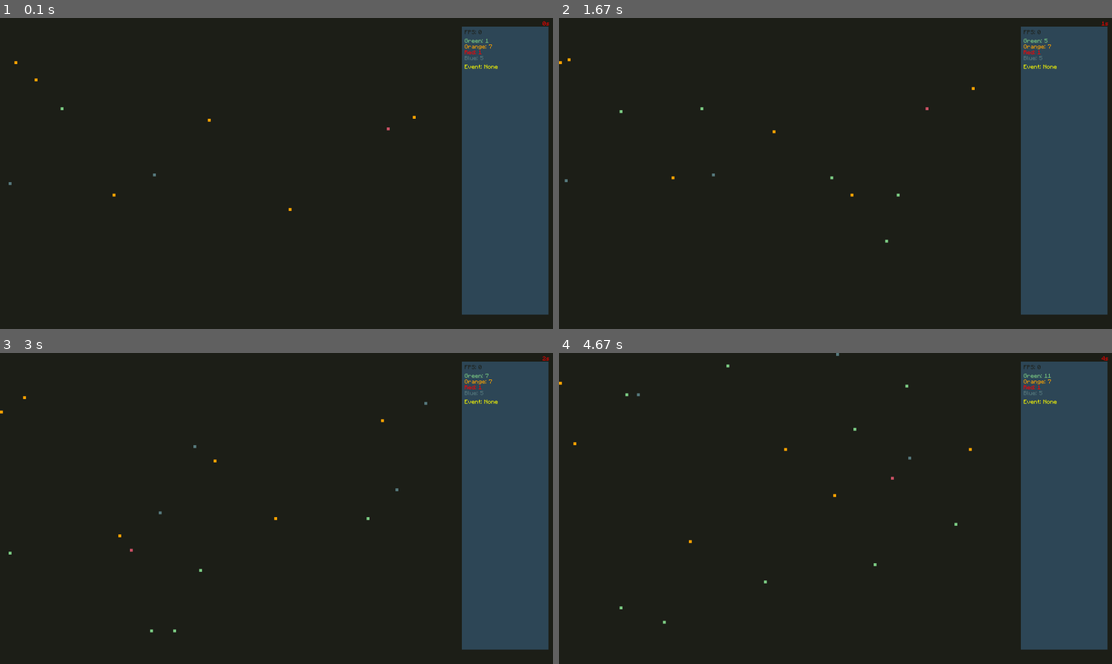
Above: before the commit, frames 1-4 (two rows, left to right).
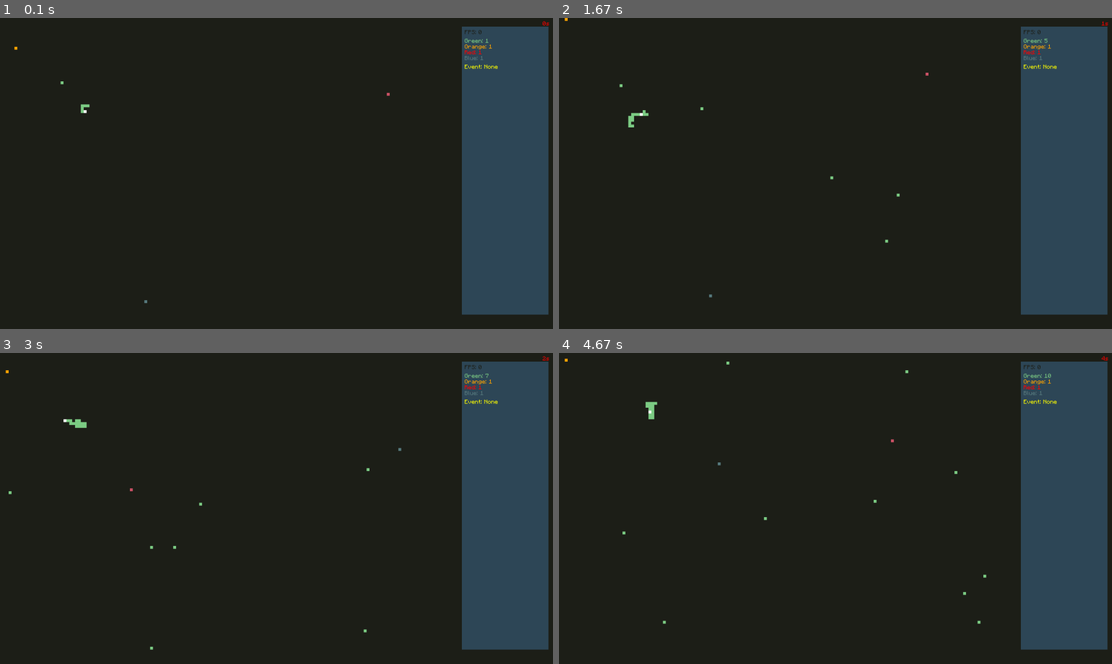
Above: after the commit, the same moments.

Repository: Moritz344/Simulation-of-Life
Game: pygame game, started from src/main.py
Two runs of this game, one before a commit and one after it. Both use one fixed random seed, a clock stepped at 60 frames per second and the inputs below.
Inputs (mouse positions are in pixels of both pictures, inside the frame that each line leads up to):
- Up to frame 1 (0.1 s): no input
- Up to frame 2 (1.67 s): click (835, 173) at 0.38 s; click (890, 241) at 0.72 s; click (901, 201) at 1.05 s; click (702, 111) at 1.38 s
- Up to frame 3 (3 s): click (259, 455) at 1.72 s; click (188, 405) at 2.05 s; tap Space at 2.83 s
- Up to frame 4 (4.67 s): click (675, 449) at 3.22 s; tap Space at 3.57, 3.9, 4.2, 4.4 s; click (863, 496) at 3.58 s; click (1034, 580) at 3.92 s; click (669, 623) at 4.42 s

The runs differ from the first frame. In frame 1, 0.1% of the frame differs, in the area x 1-89%, y 8-92%; in frame 2, 0.2%; in frame 3, 0.2%; in frame 4, 0.3%, in the area x 0-89%, y 0-88%.

Commit message:
worm in main

Diff:
--- a/src/main.py
+++ b/src/main.py
@@ -3,9 +3,9 @@
 import sys
 import pygame
 from termcolor import cprint,colored
+from worm import Snake
 
 pygame.init()
-
 #   Grüne Zellen :
 # - können sich vermehren
 # - töten blaue zellen
@@ -41,7 +41,7 @@
 screenHeight: int = 1080
 
 rows: int = 150#80
-cols: int = 150#70
+cols: int = 105#70
 # else:
 # rows = 200
 # cols = 200
@@ -75,7 +75,7 @@
 
 # fortpflanzuns timer orangene Zellen
 orangeCellTimer = pygame.time.get_ticks()
-timerDurationOrange = 11000
+timerDurationOrange = 10000
 
 # Hungertod rote zelle
 deathTimer = pygame.time.get_ticks()
@@ -87,7 +87,7 @@
 
 # Hungertod orangene zellen
 orangeCellTimerDeath = pygame.time.get_ticks()
-orangeCellTimerDeathDuration = 7000
+orangeCellTimerDeathDuration = 9000
 
 
 eventTimer = pygame.time.get_ticks()
@@ -98,10 +98,10 @@
 cell_size = 10#18
 max_cells = 100
 multiplier = 1
-num_cells = random.randint(1, 10)
-numRedCells = random.randint(1, 10)
-numBlueCells = random.randint(1, 10)
-numOrangeCells = random.randint(1,10)
+num_cells =1# random.randint(1, 10)
+numRedCells =1# random.randint(1, 10)
+numBlueCells =1# random.randint(1, 10)
+numOrangeCells =1# random.randint(1,10)
 maxOrangeCells = 50
 killOnes = False
 nameTagColor = "white"
@@ -198,11 +198,12 @@
         print(f"AN EVENT WAS ACTIVATED!!! [{self.currentEvent}]")
 
     def fortpflanzungsEvent(self):
-        global foodTimerDuration,timerDurationGreen,currentEvent
+        global foodTimerDuration,timerDurationGreen,currentEvent,timerDurationOrange
         currentEvent = "Vermehrung"
         cprint("[EVENT]: bacterias can make babies faster now","yellow")
         foodTimerDuration = 1000
         timerDurationGreen = 1000
+        timerDurationOrange = 1000
     def sicknessGreenCells(self):
         global currentEvent
         currentEvent = "Sickness"
@@ -221,12 +222,14 @@
         currentEvent = "Sickness"
         cprint("[EVENT]: blue cell population is sick.","blue")
         global cellColorBlue,speedBlue
-        global foodTimerDuration,timerDurationGreen
+        global foodTimerDuration,timerDurationGreen,timerDurationOrange
         mutationColorBlue = (50,50,50)
         cellColorBlue = mutationColorBlue
         speedBlue = 0
         foodTimerDuration = 12000
         timerDurationGreen = 12000
+        timerDurationOrange = 12000
+
 
     def reset(self):
         global foodTimerDuration,timerDurationGreen,cellColor,speedGreen
@@ -272,6 +275,7 @@
 
 
 p: object = InfoPanel(pygame.time.get_ticks(),)
+s: object = Snake()
 def world_2():
     global x,y
     num_cells_2 = 1
@@ -555,8 +559,8 @@
             x = breite * cell_size
             y = höhe * cell_size
             # 30 32 25
-            pygame.draw.rect(screen, (30,32,25),
-                             (x, y, cell_size, cell_size), 1)
+            #pygame.draw.rect(screen, (30,32,25),
+                             #(x, y, cell_size, cell_size), 1)
 
 
 def spawnCell():
@@ -784,6 +788,8 @@
     p.redCellData(numRedCells)
     p.blueCellData(numBlueCells)
 
+    s.update()
+
     def drawNames():
         global nameTagVisible, nameTagColor, numbers, age, text, text_2, text_3
 
--- a/src/worm.py
+++ b/src/worm.py
@@ -1,15 +1,15 @@
 import pygame
 import random
 
-width = 800
-height = 600
+width = 1920
+height = 1080
 screen = pygame.display.set_mode((width,height))
 clock = pygame.time.Clock()
 pygame.display.set_caption("Worm Organism")
 
 rows: int = 50
 cols: int = 50
-cell_size: int = 20
+cell_size: int = 10
 
 def spawn_grid():
     global rows,cols,x,y
@@ -38,7 +38,7 @@
         self.snake_list.append(self.snake_head)
 
     def update(self):
-        self.direction = random.choice(["UP","LEFT","RIGHT","DOWN"])
+        self.direction = random.choice(["DOWN","RIGHT","LEFT","UP"])
 
 
         if self.direction == "UP" and random.random() > self.warscheinlichkeit:
@@ -58,24 +58,24 @@
 
 
         for snake in self.snake_list:
-            self.snake = pygame.draw.rect(screen,"green",(snake[0] ,snake[1] ,cell_size,cell_size))
+            self.snake = pygame.draw.rect(screen,(125,205,133),(snake[0] ,snake[1] ,cell_size,cell_size))
 
-        self.snake_head = pygame.draw.rect(screen,"white",(self.snake_x,self.snake_y ,20,20))
+        self.snake_head = pygame.draw.rect(screen,"white",(self.snake_x,self.snake_y ,cell_size,cell_size))
 
         if self.snake_y < 1:
-            self.snake_y = height
-        elif self.snake_y > height - 50:
+            self.snake_y = height -200
+        elif self.snake_y > height -50:
             self.snake_y = 1
 
-        if self.snake_x > width:
+        if self.snake_x > width - 350:
             self.snake_x = 0
         elif self.snake_x < 1:
-            self.snake_x = width
+            self.snake_x = width - 350
 
 
-s: object = Snake()
+#s: object = Snake()
 
-run: bool = True
+run: bool = False
 while run:
     for event in pygame.event.get():
         if event.type == pygame.QUIT:
